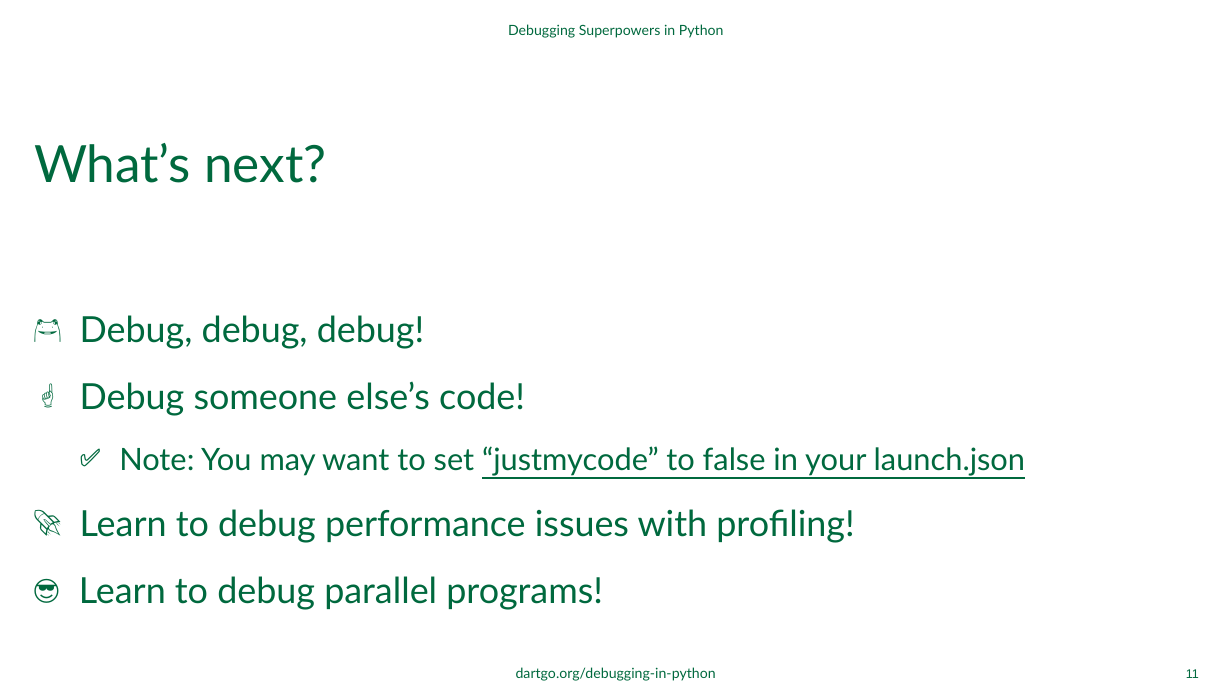
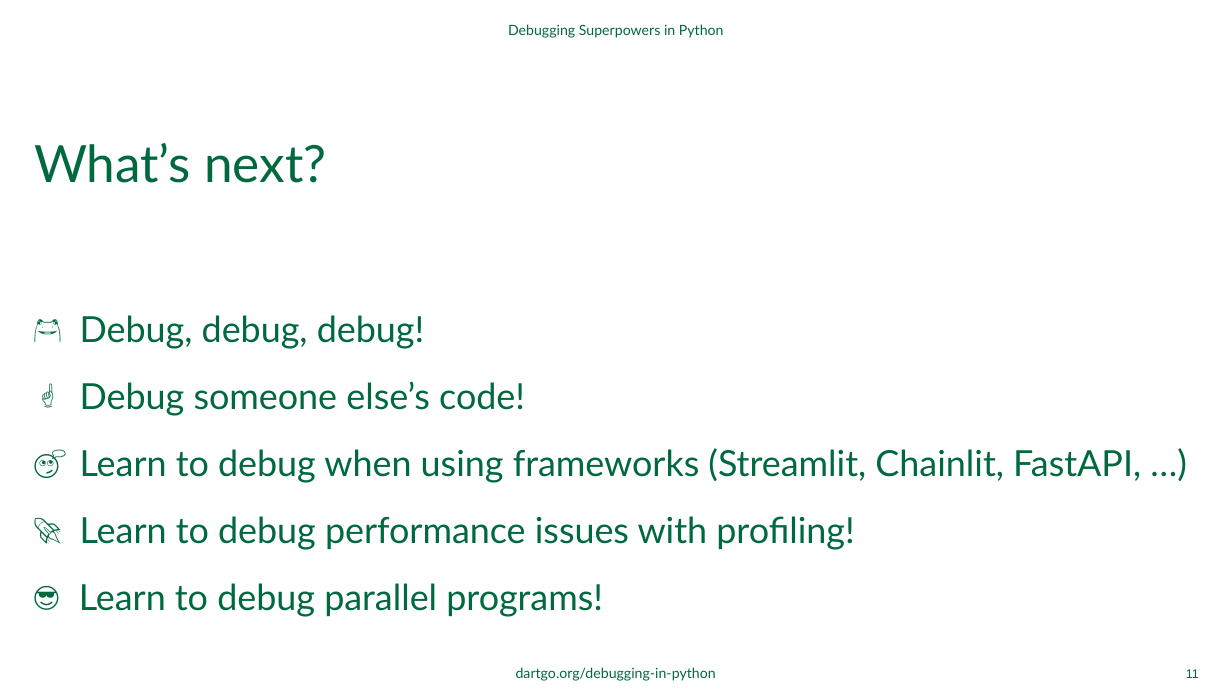
Before and after one commit to dartmouth/debugging-in-python, a slide deck: slide 11 of ppt/debugging-in-python.pptx. Drawn at 1232x693 pixels with LibreOffice and Linux fonts; fonts in the diff are those of the drawing; background and template pictures are left out. Boxes give left, top, right and bottom in pixels: in the first picture for what was removed or moved away, otherwise in the second. Text is boxed around its words. In the diff, an @@ line names an element or a change of style, - is before the commit and + after.

```diff
--- a/ppt/debugging-in-python.pptx
+++ b/ppt/debugging-in-python.pptx
@@ text at box(80, 448, 1141, 483): text changed; size 24 to 28 pt @@
-  ✅ Note: You may want to set “justmycode” to false in your launch.json
+🤔 Learn to debug when using frameworks (Streamlit, Chainlit, FastAPI, …)
```
Also in this commit, not shown: 11 other files.
